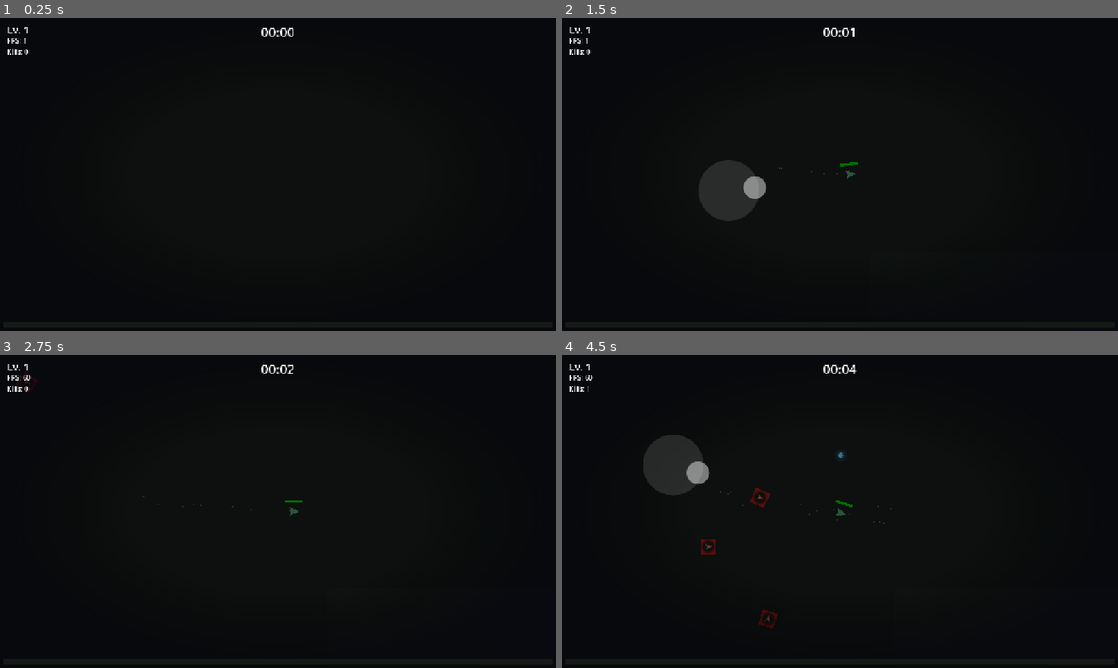
Above: before the commit, frames 1-4 (two rows, left to right).
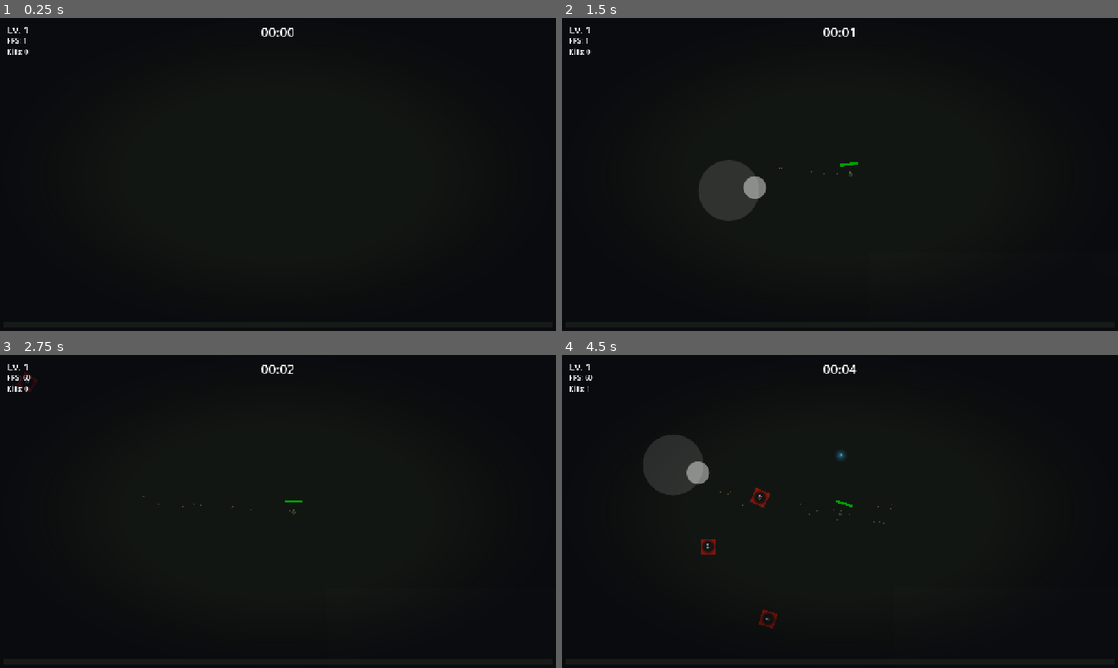
Above: after the commit, the same moments.

Repository: Lohreck/folk_survivor
Game: Godot game, scene res://scenes/main.tscn
Two runs of this game, one before a commit and one after it. Both use one fixed random seed, a clock stepped at 60 frames per second and the inputs below.
Inputs (mouse positions are in pixels of both pictures, inside the frame that each line leads up to):
- Up to frame 1 (0.25 s): no input
- Up to frame 2 (1.5 s): tap Enter at 0.5 s; move the mouse to (962, 158) at 0.52 s; hold Right (ui_right) 0.53-1.25 s; tap R at 0.6 s; click (962, 158) at 0.67 s; drag from (728, 190) to (856, 174) at 1.27 s
- Up to frame 3 (2.75 s): move the mouse to (333, 442) at 2.02 s; hold Right (ui_right) from 2.03 s (still down); tap R at 2.1 s
- Up to frame 4 (4.5 s): release Right (ui_right) at 2.75 s; drag from (812, 574) to (856, 511) at 2.77 s; move the mouse to (1006, 558) at 3.52 s; hold Left (ui_left) 3.53-4.25 s; tap R at 3.6 s; drag from (673, 464) to (823, 511) at 4.27 s

The runs differ from the first frame. In frame 2, less than 0.1% of the frame differs, in the area x 39-54%, y 46-52%; in frame 3, less than 0.1%; in frame 4, 0.3%, in the area x 25-60%, y 31-88%.

Commit message:
Grafik-Upgrade: lesbarere Platzhalter (Playtest-Feedback M2c)
Probleme aus dem Testspielen: Szene zu dunkel, Gegner schwer zu sehen,
Projektile unsichtbar, Angriffe schwer zu erahnen.

Neue Platzhalter-Pixelart (tools/generate_placeholder_art.gd, bleibt als
Referenz für Silhouetten im Repo): player, kikimora, domovoi, aitvaras,
leshy, enemy_projectile, xp_gem, tree – dunkle Outlines, Silhouetten-
Regeln aus Setting-Dokument §6, alles nach rechts gerendert (Game dreht
per velocity.angle()).

Szenen: Polygon2D-Platzhalter -> Sprite2D mit Texturen (Gegner, Spieler,
Projektil, Gem, Leshy, Hazard-Bäume). Skript-Typen angepasst (Polygon2D ->
Sprite2D).

Lesbarkeit:
- Atmosphäre heller (0.6/0.62/0.68 statt 0.42/0.44/0.52), Lichtkegel
  vergrößert (energy 1.9, texture_scale 4.2)
- Donnerkeil: Kette jetzt sichtbar (Line2D-Blitzsegmente, 0.14 s)
- Axt/Sichel-Sweep: hellere Farben + höhere Deckkraft
- feindliche Projektile vergrößert (Sprite 12x12, 1.4x)

Balance-Fix: Terrain-Hazard-Tick 1.0 s statt 0.5 s (16/Tick = 16 DPS).
Ein 0.5-s-Tick kollidierte phasengenau mit dem 0.5-s-Treffer-Cooldown des
Spielers und wurde systematisch von der Invulnerabilität geblockt.

Fix: TREE_TEXTURE-Konstante war in leshy_boss.gd statt terrain_hazard.gd
-> Parse-Fehler, Hazard-Szene lud nicht, Terrain-Mechanik war stumm.
Tests: debug_m2c1 6 OK, debug_m2c2 7 OK, debug_m2c3 7 OK, 0 FEHLER.

Diff:
--- a/scenes/enemies/enemy_projectile.tscn
+++ b/scenes/enemies/enemy_projectile.tscn
@@ -1,6 +1,7 @@
 [gd_scene load_steps=3 format=3 uid="uid://b0enemyproj001"]
 
 [ext_resource type="Script" path="res://scenes/enemies/enemy_projectile.gd" id="1"]
+[ext_resource type="Texture2D" path="res://assets/sprites/enemy_projectile.png" id="2"]
 
 [sub_resource type="CircleShape2D" id="CircleShape2D_proj"]
 radius = 6.0
@@ -10,9 +11,9 @@
 collision_mask = 1
 script = ExtResource("1")
 
-[node name="Body" type="Polygon2D" parent="."]
-color = Color(0.75, 0.5, 0.95, 1)
-polygon = PackedVector2Array(8, 0, -4, 4, -4, -4)
+[node name="Body" type="Sprite2D" parent="."]
+scale = Vector2(1.4, 1.4)
+texture = ExtResource("2")
 
 [node name="CollisionShape2D" type="CollisionShape2D" parent="."]
 shape = SubResource("CircleShape2D_proj")
--- a/scenes/enemies/flyer_enemy.gd
+++ b/scenes/enemies/flyer_enemy.gd
@@ -28,7 +28,7 @@
 ## Schwebephase (rad). Versetzt pro Instanz – nicht alle wippen im Gleichtakt.
 var _hover_time := 0.0
 
-@onready var _body_visual: Polygon2D = $Body
+@onready var _body_visual: Sprite2D = $Body
 @onready var _rim_visual: Sprite2D = $Rim
 
 
--- a/scenes/enemies/flyer_enemy.tscn
+++ b/scenes/enemies/flyer_enemy.tscn
@@ -1,6 +1,7 @@
-[gd_scene load_steps=5 format=3 uid="uid://b0flyerenemy01"]
+[gd_scene load_steps=3 format=3 uid="uid://b0flyerenemy01"]
 
 [ext_resource type="Script" path="res://scenes/enemies/flyer_enemy.gd" id="1"]
+[ext_resource type="Texture2D" path="res://assets/sprites/aitvaras.png" id="2"]
 
 [sub_resource type="CircleShape2D" id="CircleShape2D_fly"]
 radius = 14.0
@@ -28,13 +29,9 @@
 scale = Vector2(0.5, 0.5)
 texture = SubResource("GradientTexture2D_fly")
 
-[node name="Body" type="Polygon2D" parent="."]
-color = Color(0.85, 0.42, 0.2, 1)
-polygon = PackedVector2Array(10, 0, -7, 8, -3, 0, -7, -8)
-
-[node name="Core" type="Polygon2D" parent="."]
-color = Color(1, 0.85, 0.4, 1)
-polygon = PackedVector2Array(4, 0, -2, 3, -2, -3)
+[node name="Body" type="Sprite2D" parent="."]
+scale = Vector2(1.2, 1.2)
+texture = ExtResource("2")
 
 [node name="CollisionShape2D" type="CollisionShape2D" parent="."]
 shape = SubResource("CircleShape2D_fly")
--- a/scenes/enemies/leshy_boss.gd
+++ b/scenes/enemies/leshy_boss.gd
@@ -17,8 +17,8 @@
 ## Terrain-Änderungs-Zyklus (s). Erste Änderung kürzer, damit der Spieler die
 ## Mechanik früh lernt (Tutorial-Region).
 const TERRAIN_INTERVAL := 7.0
-## Schaden pro Terrain-Tick (8 alle 0.5 s = 16 DPS im Hazard).
-const TERRAIN_TICK_DAMAGE := 8.0
+## Schaden pro Terrain-Tick (16 pro 1-s-Tick = 16 DPS im Hazard).
+const TERRAIN_TICK_DAMAGE := 16.0
 ## Warnzeit (Barrierefreiheit §3.2: 0.5 s Vorwarnung).
 const TERRAIN_WARN := 0.5
 
--- a/scenes/enemies/leshy_boss.tscn
+++ b/scenes/enemies/leshy_boss.tscn
@@ -1,9 +1,22 @@
-[gd_scene load_steps=3 format=3 uid="uid://b0leshyboss001"]
+[gd_scene load_steps=4 format=3 uid="uid://b0leshyboss001"]
 
 [ext_resource type="Script" path="res://scenes/enemies/leshy_boss.gd" id="1"]
+[ext_resource type="Texture2D" path="res://assets/sprites/leshy.png" id="2"]
 
 [sub_resource type="CircleShape2D" id="CircleShape2D_leshy"]
 radius = 40.0
+
+[sub_resource type="Gradient" id="Gradient_leshy_glow"]
+offsets = PackedFloat32Array(0, 0.6, 1)
+colors = PackedColorArray(0.5, 1, 0.4, 0.4, 0.4, 0.9, 0.3, 0.2, 0.2, 0.6, 0.2, 0)
+
+[sub_resource type="GradientTexture2D" id="GradientTexture2D_leshy_glow"]
+gradient = SubResource("Gradient_leshy_glow")
+fill = 1
+fill_from = Vector2(0.5, 0.5)
+fill_to = Vector2(1, 0.5)
+width = 128
+height = 128
 
 [node name="LeshyBoss" type="Area2D"]
 collision_layer = 2
@@ -11,22 +24,14 @@
 monitoring = false
 script = ExtResource("1")
 
-[node name="Body" type="Polygon2D" parent="."]
-color = Color(0.16, 0.42, 0.2, 1)
-polygon = PackedVector2Array(40, 0, 28, 28, 0, 40, -28, 28, -40, 0, -28, -28, 0, -40, 28, -28, 40, 0)
+[node name="Glow" type="Sprite2D" parent="."]
+modulate = Color(0.6, 1, 0.5, 1)
+scale = Vector2(1.2, 1.2)
+texture = SubResource("GradientTexture2D_leshy_glow")
 
-[node name="Face" type="Polygon2D" parent="."]
-color = Color(0.55, 0.68, 0.35, 1)
-polygon = PackedVector2Array(20, 0, 12, 14, 0, 16, -12, 12, -16, 0, -12, -16, 12, -12)
+[node name="Body" type="Sprite2D" parent="."]
+scale = Vector2(1.3, 1.3)
+texture = ExtResource("2")
 
-[node name="Eyes" type="Node2D" parent="."]
-
-[node name="EyeLeft" type="Polygon2D" parent="Eyes"]
-position = Vector2(-10, -6)
-color = Color(1, 0.95, 0.55, 1)
-polygon = PackedVector2Array(6, 0, 0, 5, -6, 0, 0, -5)
-
-[node name="EyeRight" type="Polygon2D" parent="Eyes"]
-color = Color(1, 0.95, 0.55, 1)
-position = Vector2(10, -6)
-polygon = PackedVector2Array(6, 0, 0, 5, -6, 0, 0, -5)
+[node name="CollisionShape2D" type="CollisionShape2D" parent="."]
+shape = SubResource("CircleShape2D_leshy")
--- a/scenes/enemies/ranged_enemy.tscn
+++ b/scenes/enemies/ranged_enemy.tscn
@@ -1,6 +1,7 @@
-[gd_scene load_steps=4 format=3 uid="uid://b0rangedenemy1"]
+[gd_scene load_steps=3 format=3 uid="uid://b0rangedenemy1"]
 
 [ext_resource type="Script" path="res://scenes/enemies/ranged_enemy.gd" id="1"]
+[ext_resource type="Texture2D" path="res://assets/sprites/domovoi.png" id="2"]
 
 [sub_resource type="CircleShape2D" id="CircleShape2D_1"]
 radius = 10.0
@@ -28,13 +29,9 @@
 scale = Vector2(0.5, 0.5)
 texture = SubResource("GradientTexture2D_rim")
 
-[node name="Body" type="Polygon2D" parent="."]
-color = Color(0.45, 0.32, 0.62, 1)
-polygon = PackedVector2Array(9, 0, -7, 7, -3, 0, -7, -7)
-
-[node name="Core" type="Polygon2D" parent="."]
-color = Color(0.85, 0.65, 1, 1)
-polygon = PackedVector2Array(4, 0, -2, 3, -2, -3)
+[node name="Body" type="Sprite2D" parent="."]
+scale = Vector2(1.2, 1.2)
+texture = ExtResource("2")
 
 [node name="CollisionShape2D" type="CollisionShape2D" parent="."]
 shape = SubResource("CircleShape2D_1")
--- a/scenes/enemies/terrain_hazard.gd
+++ b/scenes/enemies/terrain_hazard.gd
@@ -13,7 +13,14 @@
 ## Schaden als Tick alle 0.5 s – der Spieler hat ohnehin 0.5 s
 ## Treffer-Invulnerabilität, schnellere Ticks würden nichts additionalen.
 
-const TICK_INTERVAL := 0.5
+## Schadenst-Tick alle 1 s. WICHTIG: bewusst LANGER als der 0.5-s-Treffer-
+## Cooldown des Spielers – ein 0.5-s-Tick kollidiert phasengenau mit der
+## Invulnerabilität und würde systematisch geblockt (Playtest-Bug).
+const TICK_INTERVAL := 1.0
+
+## Baum-Sprite für die Formation (Platzhalter-Pixelart,
+## tools/generate_placeholder_art.gd).
+const TREE_TEXTURE := preload("res://assets/sprites/tree.png")
 
 ## Schaden pro Tick (wird vom Leshy gesetzt: Terrain-DPS × Tick-Intervall).
 var _damage_per_tick := 8.0
@@ -68,7 +75,7 @@
 	_tick_timer = TICK_INTERVAL
 
 
-## Baut 5 Platzhalter-Bäume im Kreis (trunk + Krone als Polygon2D).
+## Baut 5 Platzhalter-Bäume im Kreis (tree.png-Sprites, leicht rotiert).
 func _build_trees() -> void:
 	var count := 5
 	for i in count:
@@ -78,19 +85,13 @@
 
 
 func _add_tree(pos: Vector2) -> void:
-	var trunk := Polygon2D.new()
-	trunk.color = Color(0.32, 0.22, 0.12)
-	trunk.polygon = PackedVector2Array([
-		pos + Vector2(-3, 4), pos + Vector2(3, 4),
-		pos + Vector2(2, -10), pos + Vector2(-2, -10),
-	])
-	_trees.add_child(trunk)
-	var canopy := Polygon2D.new()
-	canopy.color = Color(0.18, 0.38, 0.16)
-	canopy.polygon = PackedVector2Array([
-		pos + Vector2(0, -44), pos + Vector2(18, -12), pos + Vector2(-18, -12),
-	])
-	_trees.add_child(canopy)
+	var tree := Sprite2D.new()
+	tree.texture = TREE_TEXTURE
+	tree.position = pos
+	# Verschiedene Größen/Drehungen für organische Formation.
+	tree.scale = Vector2.ONE * randf_range(0.8, 1.2)
+	tree.rotation = randf() * TAU
+	_trees.add_child(tree)
 
 
 ## Sichtbarer Warnring (0.5 s) + Baumsilhouette als Kinder im .tscn.
--- a/scenes/enemies/test_enemy.gd
+++ b/scenes/enemies/test_enemy.gd
@@ -57,7 +57,7 @@
 var _bleed_time := 0.0
 var _root_time := 0.0
 
-@onready var _visual: Polygon2D = $Body
+@onready var _visual: Sprite2D = $Body
 
 
 func _ready() -> void:
--- a/scenes/enemies/test_enemy.tscn
+++ b/scenes/enemies/test_enemy.tscn
@@ -1,6 +1,7 @@
-[gd_scene load_steps=4 format=3 uid="uid://b0testenemy01"]
+[gd_scene load_steps=3 format=3 uid="uid://b0testenemy01"]
 
 [ext_resource type="Script" path="res://scenes/enemies/test_enemy.gd" id="1"]
+[ext_resource type="Texture2D" path="res://assets/sprites/kikimora.png" id="2"]
 
 [sub_resource type="CircleShape2D" id="CircleShape2D_1"]
 radius = 10.0
@@ -28,13 +29,8 @@
 scale = Vector2(0.55, 0.55)
 texture = SubResource("GradientTexture2D_rim")
 
-[node name="Body" type="Polygon2D" parent="."]
-color = Color(0.78, 0.32, 0.3, 1)
-polygon = PackedVector2Array(10, 0, -7, 7, -4, 0, -7, -7)
-
-[node name="Core" type="Polygon2D" parent="."]
-color = Color(1, 0.72, 0.42, 1)
-polygon = PackedVector2Array(4, 0, -2, 3, -2, -3)
+[node name="Body" type="Sprite2D" parent="."]
+texture = ExtResource("2")
 
 [node name="CollisionShape2D" type="CollisionShape2D" parent="."]
 shape = SubResource("CircleShape2D_1")
--- a/scenes/items/xp_gem.tscn
+++ b/scenes/items/xp_gem.tscn
@@ -1,6 +1,7 @@
 [gd_scene load_steps=4 format=3 uid="uid://b0xpgem000001"]
 
 [ext_resource type="Script" path="res://scenes/items/xp_gem.gd" id="1"]
+[ext_resource type="Texture2D" path="res://assets/sprites/xp_gem.png" id="2"]
 
 [sub_resource type="CircleShape2D" id="CircleShape2D_1"]
 radius = 8.0
@@ -28,9 +29,8 @@
 scale = Vector2(0.5, 0.5)
 texture = SubResource("GradientTexture2D_glow")
 
-[node name="Gem" type="Polygon2D" parent="."]
-color = Color(0.62, 0.98, 1, 1)
-polygon = PackedVector2Array(0, -8, 6, 0, 0, 8, -6, 0)
+[node name="Gem" type="Sprite2D" parent="."]
+texture = ExtResource("2")
 
 [node name="CollisionShape2D" type="CollisionShape2D" parent="."]
 shape = SubResource("CircleShape2D_1")
--- a/scenes/main.gd
+++ b/scenes/main.gd
@@ -129,8 +129,9 @@
 	death_screen.hide()
 
 	# Atmosphäre initialisieren (Diablo-1-Anmutung: Nacht + warmer Lichtkegel).
-	# Heller als im ersten Pass, damit Gegner-Silhouetten lesbar bleiben.
-	atmosphere.color = Color(0.42, 0.44, 0.52, 1)
+	# Nach Playtest-Feedback (M2c) heller: Platzhalter-Sprites müssen lesbar
+	# sein – final wird das via Contrast/Palette gelöst, nicht per Nacht.
+	atmosphere.color = Color(0.6, 0.62, 0.68, 1)
 	_fit_fullscreen_sprite(vignette_shade)
 	_fit_fullscreen_sprite(fog)
 	_update_hud()
@@ -148,7 +149,7 @@
 	# Atmosphäre: Lagerfeuer-Flackern auf dem Spieler-Licht,
 	# Fireflies folgen der Kamera (Emissionszone um den Spieler zentrieren).
 	# Nebel driftet langsam über die Karte (Fake-Wolken, reine Sprite-Bewegung).
-	player_light.energy = 1.55 + sin(run_time * 7.3) * 0.08 + sin(run_time * 13.7) * 0.05
+	player_light.energy = 1.9 + sin(run_time * 7.3) * 0.08 + sin(run_time * 13.7) * 0.05
 	fireflies.position = player.global_position
 	fog.position = player.global_position + Vector2(sin(run_time * 0.11) * 260.0, cos(run_time * 0.07) * 180.0)
 
--- a/scenes/main.tscn
+++ b/scenes/main.tscn
@@ -5,6 +5,7 @@
 [ext_resource type="PackedScene" path="res://scenes/ui/hud/virtual_joystick.tscn" id="2"]
 [ext_resource type="PackedScene" path="res://scenes/ui/level_up_screen/level_up_screen.tscn" id="3"]
 [ext_resource type="Script" path="res://scenes/ui/death_screen.gd" id="6"]
+[ext_resource type="Texture2D" path="res://assets/sprites/player.png" id="7"]
 
 [sub_resource type="CircleShape2D" id="CircleShape2D_player"]
 radius = 14.0
@@ -88,14 +89,13 @@
 
 [node name="PlayerLight" type="PointLight2D" parent="World/Player"]
 color = Color(1, 0.86, 0.62, 1)
-energy = 1.6
-texture_scale = 3.2
+energy = 1.9
+texture_scale = 4.2
 shadow_enabled = true
 shadow_filter = 1
 
-[node name="Body" type="Polygon2D" parent="World/Player"]
-color = Color(0.4, 0.75, 0.45, 1)
-polygon = PackedVector2Array(14, 0, -10, 10, -6, 0, -10, -10)
+[node name="Body" type="Sprite2D" parent="World/Player"]
+texture = ExtResource("7")
 
 [node name="HpBar" type="Node2D" parent="World/Player"]
 position = Vector2(-20, -26)
--- a/scenes/player/player.gd
+++ b/scenes/player/player.gd
@@ -33,7 +33,7 @@
 
 var _contact_timer := 0.0
 
-@onready var _body: Polygon2D = $Body
+@onready var _body: Sprite2D = $Body
 @onready var _hp_bar_bg: ColorRect = $HpBar/Background
 @onready var _hp_bar_fill: ColorRect = $HpBar/Fill
 @onready var _magnet_shape: CollisionShape2D = $MagnetArea/CollisionShape2D
--- a/scenes/weapons/axe_weapon.tscn
+++ b/scenes/weapons/axe_weapon.tscn
@@ -9,5 +9,5 @@
 
 [node name="SweepVisual" type="Polygon2D" parent="Sweep"]
 visible = false
-color = Color(0.85, 0.7, 0.3, 0.35)
+color = Color(1, 0.85, 0.35, 0.55)
 polygon = PackedVector2Array(0, 0, 92, -62, 130, 0, 92, 62)
--- a/scenes/weapons/sickle_weapon.tscn
+++ b/scenes/weapons/sickle_weapon.tscn
@@ -9,5 +9,5 @@
 
 [node name="SweepVisual" type="Polygon2D" parent="Sweep"]
 visible = false
-color = Color(0.75, 0.85, 0.4, 0.35)
+color = Color(0.85, 0.95, 0.45, 0.5)
 polygon = PackedVector2Array(0, 0, 76, -56, 95, 0, 76, 56)
--- a/scenes/weapons/thunder_weapon.gd
+++ b/scenes/weapons/thunder_weapon.gd
@@ -8,6 +8,10 @@
 ## Kettensprung-Reichweite (px) zwischen aufeinanderfolgenden Zielen.
 const CHAIN_JUMP_RANGE := 160.0
 
+## Blitz-Visual: Dauer (s) und Farbe der Kettenlinie.
+const _BOLT_TIME := 0.14
+const _BOLT_COLOR := Color(1.0, 0.95, 0.45, 0.9)
+
 
 func _perform_attack(target: Node2D) -> void:
 	var hit := roll_damage()
@@ -17,11 +21,13 @@
 	if target != null and is_instance_valid(target) and target.visible \
 			and global_position.distance_squared_to(target.global_position) \
 			<= data.attack_range * data.attack_range:
+		_draw_bolt(global_position, target.global_position)
 		_chain_damage(target, hit.amount, data.chain_count, visited)
 	elif target != null:
 		# Ziel außerhalb: von vorne suchen, sonst läuft ein Angriff ins Leere.
 		var fallback := _nearest_to(global_position, visited)
 		if fallback != null:
+			_draw_bolt(global_position, fallback.global_position)
 			_chain_damage(fallback, hit.amount, data.chain_count, visited)
 
 
@@ -38,7 +44,28 @@
 	# Nächstes Ziel ab der Position des LETZTEN Treffers (Kettenlinie entlang).
 	var next := _nearest_to(current.global_position, visited)
 	if next != null:
+		_draw_bolt(current.global_position, next.global_position)
 		_chain_damage(next, amount, chain_left - 1, visited)
+
+
+## Sichtbarer Blitz-Segmente (Angriff-Feedback-Prinzip: Angriffe müssen
+## lesbar sein – Playtest-Feedback M2c: „Angriffe schwer zu erahnen").
+## Die Line2D hängt auf Position (0,0) im EnemyContainer, Punkte sind global.
+func _draw_bolt(from_pos: Vector2, to_pos: Vector2) -> void:
+	var bolt := Line2D.new()
+	bolt.width = 3.0
+	bolt.default_color = _BOLT_COLOR
+	var mid := (from_pos + to_pos) * 0.5 + Vector2(randf_range(-14, 14), randf_range(-14, 14))
+	bolt.points = PackedVector2Array([from_pos, mid, to_pos])
+	bolt.z_index = 50
+	enemy_container.add_child(bolt)
+	_fade_bolt.call_deferred(bolt)
+
+
+func _fade_bolt(bolt: Line2D) -> void:
+	await get_tree().create_timer(_BOLT_TIME).timeout
+	if bolt != null and is_instance_valid(bolt):
+		bolt.queue_free()
 
 
 ## Nächster Gegner im Kettenradius, der noch nicht getroffen wurde.
--- /dev/null
+++ b/tools/generate_placeholder_art.gd
@@ -0,0 +1,275 @@
+extends SceneTree
+## Generiert Platzhalter-Pixelart als PNG (res://assets/sprites/).
+##
+## Run: Godot --headless --path . -s tools/generate_placeholder_art.gd
+##
+## Bewusstcommitted im Repo: Die endgültige Art ersetzt diese Datei NICHT,
+## aber die Raster-Definitionen (Zeichenrasten) bleiben als Referenz für die
+## Silhouetten-Formen (Setting-Dokument §6: „Gegner klar über Umriss
+## unterscheidbar"). Alles zeigt nach RECHTS (Spiel dreht per velocity.angle()).
+##
+## Lesbarkeits-Regeln (Feedback Playtest M2c):
+##   – Spieler warm/grün, Gegner kalt/kontrastreich, Projektile hell
+##   – dunkle Outline um jede Figur (Abheben vom dunklen Waldboden)
+##   – Projekteil-Glow-Insel groß genug, um bei 320 px/s gelesen zu werden
+
+const OUT := "res://assets/sprites/"
+
+## Zeichenraste -> PNG. '.'/Leerzeichen = transparent, alles andere = Palette.
+func _save(file: String, rows: Array, pal: Dictionary) -> void:
+	var w := 0
+	for row: String in rows:
+		w = maxi(w, row.length())
+	var h := rows.size()
+	var img := Image.create(w, h, false, Image.FORMAT_RGBA8)
+	img.fill(Color(0, 0, 0, 0))
+	for y in h:
+		var row: String = rows[y]
+		for x in row.length():
+			var key := row[x]
+			if not pal.has(key):
+				continue
+			img.set_pixel(x, y, pal[key])
+	img.save_png(OUT + file)
+	print("geschrieben: ", file)
+
+
+func _save_img(file: String, img: Image) -> void:
+	img.save_png(OUT + file)
+	print("geschrieben: ", file)
+
+
+func _initialize() -> void:
+	var dir := DirAccess.open("res://")
+	dir.make_dir_recursive("assets/sprites")
+	_save("player.png", PLAYER, PAL_PLAYER)
+	_save("kikimora.png", KIKIMORA, PAL_KIKIMORA)
+	_save("domovoi.png", DOMOVOI, PAL_DOMOVOI)
+	_save("aitvaras.png", AITVARAS, PAL_AITVARAS)
+	_save("enemy_projectile.png", PROJ, PAL_PROJ)
+	_save("xp_gem.png", GEM, PAL_GEM)
+	_save("leshy.png", _draw_leshy(48), PAL_LESHY)
+	_save("tree.png", _draw_tree(24, 32), PAL_TREE)
+	quit()
+
+
+## ---------- Rasten ----------
+
+const PLAYER := [
+	"................",
+	"......ooooo.....",
+	".....ohhhhho....",
+	".....ohhssho....",
+	".....ohsssho....",
+	"......osso......",
+	"....occcccc o...",
+	"...occchhccco...",
+	"...occcgcggco...",
+	"...occcgcggco...",
+	"...occcgcggco...",
+	"....occccBcco...",
+	"....occccgcgo...",
+	".....obbcbb o...",
+	".....obbcbb o...",
+	"................",
+]
+const PAL_PLAYER := {
+	"o": Color(0.13, 0.11, 0.09),
+	"g": Color(0.18, 0.32, 0.16),
+	"h": Color(0.3, 0.48, 0.24),
+	"c": Color(0.26, 0.44, 0.22),
+	"s": Color(0.87, 0.69, 0.5),
+	"e": Color(0.08, 0.08, 0.1),
+	"B": Color(0.45, 0.32, 0.14),
+	"b": Color(0.35, 0.24, 0.13),
+}
+
+const KIKIMORA := [
+	"................",
+	".....ooooo......",
+	"....owwwwo......",
+	"...owhwwhwo.....",
+	"...owwwwwwo.....",
+	"...owewewewo....",
+	"...owwwwwwo.....",
+	"...orrrrrro.....",
+	"..orrrrrrrro....",
+	"..orrwrwrwro....",
+	"..orrrrrrrro....",
+	"..or.rr.rr.o....",
+	"..or.rr.rr.o....",
+	"..or.rr.rr.o....",
+	"..o...oo...o....",
+	"................",
+]
+const PAL_KIKIMORA := {
+	"o": Color(0.1, 0.1, 0.12),
+	"w": Color(0.88, 0.86, 0.82),
+	"h": Color(0.55, 0.55, 0.6),
+	"e": Color(1.0, 0.25, 0.2),
+	"r": Color(0.3, 0.36, 0.28),
+}
+
+const DOMOVOI := [
+	"....o......o....",
+	"....o......o....",
+	"....oppppppo....",
+	"...oppppppppo...",
+	"...oppdppdppo...",
+	"...oppppppppo...",
+	"....oppppppo..s.",
+	"....oppppppo.sm.",
+	"...opppppppo.sm.",
+	"...oppppppppo.m.",
+	"....opppppppo.m.",
+	"....opppppppo.m.",
+	"....opp.oppo.m..",
+	"....obb.obbo.m..",
+	"................",
+	"................",
+]
+const PAL_DOMOVOI := {
+	"o": Color(0.1, 0.07, 0.13),
+	"p": Color(0.42, 0.3, 0.6),
+	"d": Color(0.9, 0.75, 1.0),
+	"b": Color(0.28, 0.2, 0.4),
+	"s": Color(0.75, 0.55, 0.3),
+	"m": Color(0.8, 0.62, 1.0),
+}
+
+const AITVARAS := [
+	"................",
+	"..o..........o..",
+	"..oo........oo..",
+	"..oo........oo..",
+	"..ooo......ooo..",
+	"..orroo..oorro..",
+	"..orrrroorrrro..",
+	"...orrrrrrrro...",
+	"....rrrrrrrr....",
+	"....rerreeerr...",
+	"....rrrrrrrr....",
+	".....rrrrrr.....",
+	"......rrrr......",
+	".......rr.......",
+	"................",
+	"................",
+]
+const PAL_AITVARAS := {
+	"o": Color(0.25, 0.1, 0.04),
+	"r": Color(0.92, 0.45, 0.15),
+	"e": Color(1.0, 0.95, 0.4),
+}
+
+const PROJ := [
+	"............",
+	"............",
+	"...ppppp....",
+	"..pqqqqqp...",
+	".pqeeWWWqp..",
+	".pqeWWWWep..",
+	".pqeeWWWep..",
+	"..pqqqqqp...",
+	"...ppppp....",
+	"............",
+	"............",
+	"............",
+]
+const PAL_PROJ := {
+	"p": Color(0.35, 0.15, 0.45),
+	"q": Color(0.72, 0.35, 0.9),
+	"e": Color(1.0, 0.75, 1.0),
+	"W": Color(1.0, 1.0, 1.0),
+}
+
+const GEM := [
+	"............",
+	".....cc.....",
+	"....chcc....",
+	"...chccC c..",
+	"..chccCccC..",
+	"...chccC c..",
+	"....cccc....",
+	".....cc.....",
+	"............",
+	"............",
+	"............",
+	"............",
+]
+const PAL_GEM := {
+	"c": Color(0.3, 0.9, 1.0),
+	"C": Color(0.75, 1.0, 1.0),
+	"h": Color(0.15, 0.55, 0.75),
+}
+
+## Leshy + Baum prozedural (Kreise/Rechtecke reichen für Silhouetten-Test).
+const PAL_LESHY := {
+	"c": Color(0.14, 0.32, 0.16),
+	"C": Color(0.24, 0.45, 0.2),
+	"t": Color(0.34, 0.24, 0.13),
+	"e": Color(1.0, 0.9, 0.35),
+	"o": Color(0.08, 0.16, 0.08),
+}
+
+const PAL_TREE := {
+	"c": Color(0.2, 0.4, 0.17),
+	"C": Color(0.3, 0.52, 0.22),
+	"t": Color(0.34, 0.23, 0.12),
+	"o": Color(0.1, 0.14, 0.09),
+}
+
+
+## ---------- Prozedurale Raster ----------
+
+func _draw_leshy(s: int) -> Array:
+	var rows: Array = []
+	for y in s:
+		var row := ""
+		for x in s:
+			row += "."
+		rows.append(row)
+	# Krone: zwei überlappende Kreise dunkelgrün.
+	_stamp_circle(rows, 24, 16, 13, "c")
+	_stamp_circle(rows, 16, 20, 10, "c")
+	_stamp_circle(rows, 32, 18, 10, "c")
+	# Moos-Highlights.
+	_stamp_circle(rows, 20, 11, 4, "C")
+	_stamp_circle(rows, 28, 14, 3, "C")
+	# Stamm/Rumpf.
+	for y in range(26, s):
+		for x in range(18, 30):
+			_stamp_pixel(rows, x, y, "t")
+	# Leuchtende Augen.
+	_stamp_circle(rows, 19, 17, 2, "e")
+	_stamp_circle(rows, 29, 17, 2, "e")
+	return rows
+
+
+func _draw_tree(w: int, h: int) -> Array:
+	var rows: Array = []
+	for y in h:
+		var row := ""
+		for x in w:
+			row += "."
+		rows.append(row)
+	# Krone.
+	_stamp_circle(rows, w / 2, h * 0.35, 8, "c")
+	_stamp_circle(rows, w / 2 - 4, h * 0.42, 6, "C")
+	# Stamm.
+	for y in range(int(h * 0.55), h):
+		for x in range(w / 2 - 2, w / 2 + 2):
+			_stamp_pixel(rows, x, y, "t")
+	return rows
+
+
+func _stamp_circle(rows: Array, cx: int, cy: int, r: int, ch: String) -> void:
+	for y in range(maxi(0, cy - r), mini(rows.size(), cy + r + 1)):
+		for x in range(maxi(0, cx - r), mini(rows[0].length(), cx + r + 1)):
+			if Vector2(x - cx, y - cy).length() <= r:
+				_stamp_pixel(rows, x, y, ch)
+
+
+func _stamp_pixel(rows: Array, x: int, y: int, ch: String) -> void:
+	if y < 0 or y >= rows.size() or x < 0 or x >= rows[y].length():
+		return
+	rows[y] = rows[y].substr(0, x) + ch + rows[y].substr(x + 1)
Binary file added: assets/sprites/aitvaras.png
Not shown, added: assets/sprites/aitvaras.png.import
Binary file added: assets/sprites/domovoi.png
Not shown, added: assets/sprites/domovoi.png.import
Binary file added: assets/sprites/enemy_projectile.png
Not shown, added: assets/sprites/enemy_projectile.png.import
Binary file added: assets/sprites/kikimora.png
Not shown, added: assets/sprites/kikimora.png.import
Binary file added: assets/sprites/leshy.png
Not shown, added: assets/sprites/leshy.png.import
Binary file added: assets/sprites/player.png
Not shown, added: assets/sprites/player.png.import
(and 5 more such lines)
